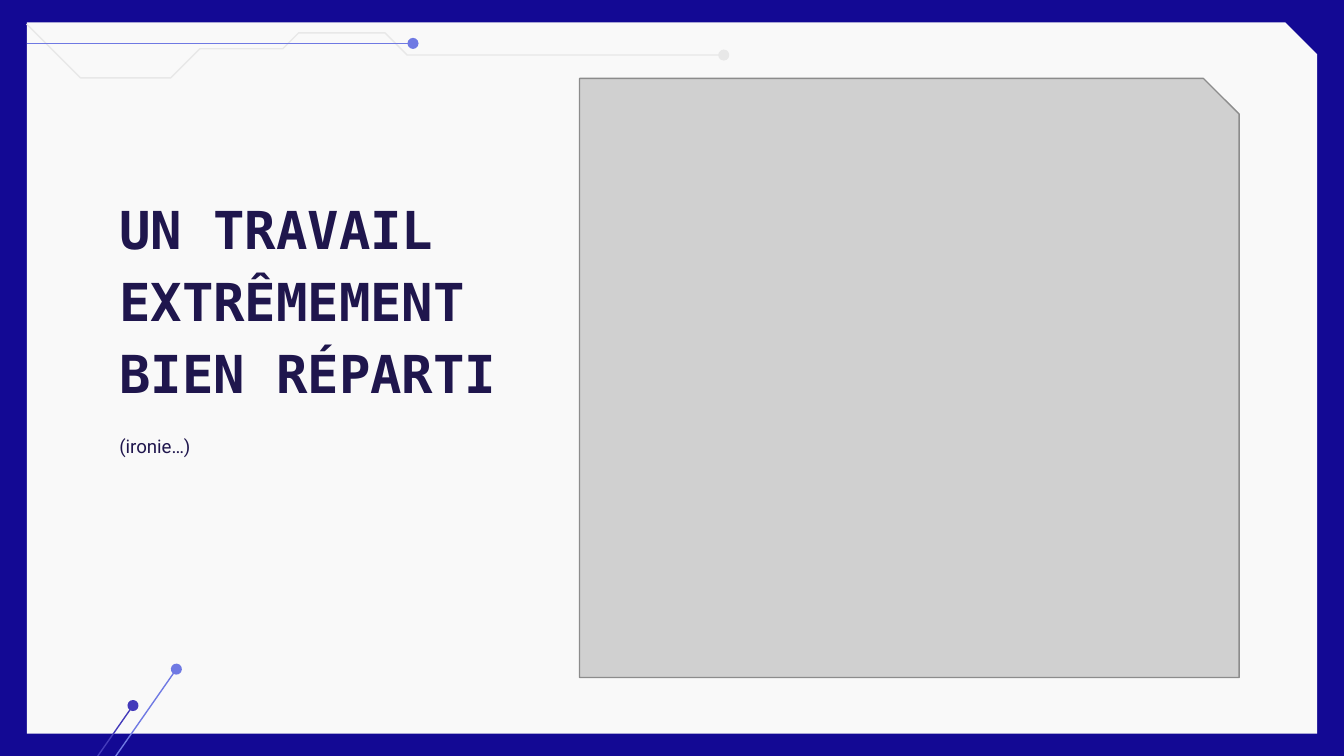
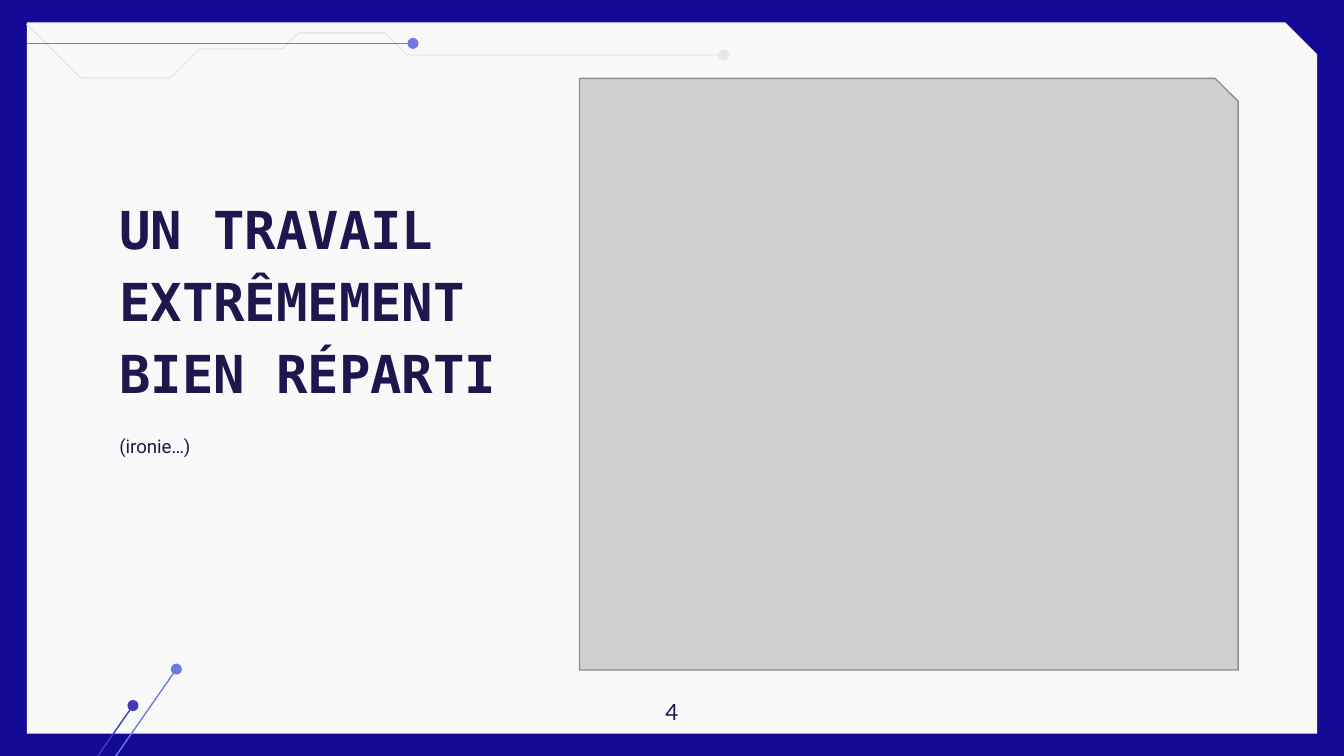
Before and after one commit to bananasmoothii/micromouse, a slide deck: slide 4 of Rendu/Presentation Soutenance.pptx. Drawn at 1344x756 pixels with LibreOffice and Linux fonts; fonts in the diff are those of the drawing; grey boxes stand for pictures; background and template pictures are left out. Boxes give left, top, right and bottom in pixels: in the first picture for what was removed or moved away, otherwise in the second. Text is boxed around its words. In the diff, an @@ line names an element or a change of style, - is before the commit and + after.

```diff
--- a/Rendu/Presentation Soutenance.pptx
+++ b/Rendu/Presentation Soutenance.pptx
@@ picture: place and size @@
-picture at <box>579,78,1239,677</box>
+picture at <box>579,78,1238,669</box>
@@ text added at <box>665,704,678,720</box>, 12 pt, text #1F164D @@
+4
```
Also in this commit, not shown: 15 other slides changed, 7 slides added, 38 slides removed, 7 other files.
